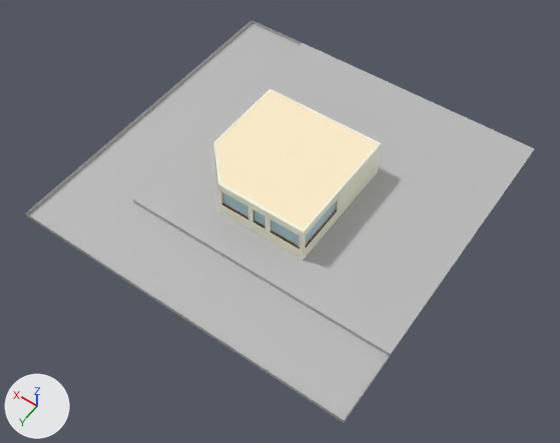
Two versions of the FBX model project/Assets/Models/FBX/SM_Building.fbx, one commit apart.
Rendered twice from a camera (50 mm lens) standing at (-25.8, 37.2, 52.0) and looking at (-1.5, 3.3, -1.4). The lights are fixed; the arrows at lower left show +X, +Y and +Z. Where no turn or scale is listed for an object, it has been applied to the vertices. Vertices at the same position are counted once.

The first picture shows 'floor2'.
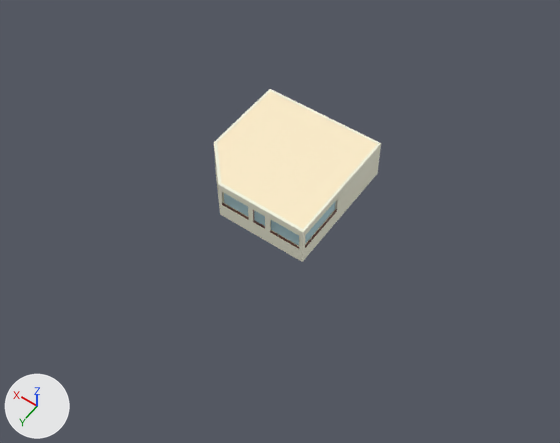
Diff of the bpy script that builds the scene:
```diff
--- a/project/Assets/Models/FBX/SM_Building.fbx.py
+++ b/project/Assets/Models/FBX/SM_Building.fbx.py
@@ me_mesh @@
 me_mesh.from_pydata(...)  # 478 vertices, 414 faces; spans x -16.2..16.2, y -16.2..16.2, z -2.0..2.0
 # used by ob_floor2; location = (0.0, -0.16, 1.52)
+# me_mesh part 1: the loose piece of 165 vertices spanning x -16.2..16.2, y -16.2..16.2, z -2.0..-1.6 is deleted
 me_mesh.materials.append(mat_flooor)
@@ me_mesh @@
 me_mesh.materials.append(mat_door)
-me_mesh.materials.append(mat_no_idea)  # grey #bcbcbc
```

Where the change shows, as pixel boxes (x1, y1, x2, y2) in the pictures (560 x 443 px):
'floor2', reshaped (67% narrower, 57% shorter)
    before: (26, 20, 534, 423)
    after: (213, 89, 381, 262)
part 1 of me_mesh, deleted
    before: (26, 20, 534, 423)
